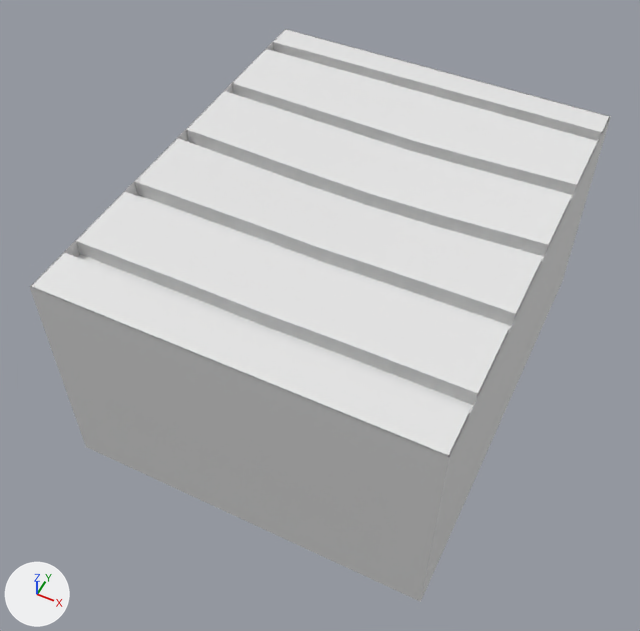
Renders of the FBX model Assets/Models/InterrogationRoom.fbx from each side of a commit.
Rendered twice from a camera (50 mm lens) standing at (3.4, -7.56, 10.19) and looking at (-0.17, -0.43, 1.27). The axes (+X, +Y, +Z) are drawn at lower left. The lights are the same throughout. Materials are left out; every surface is plain grey. Where no turn or scale is listed for an object, it has been applied to the vertices.

The first picture shows 'ceiling', 'wallsAndFloor'.
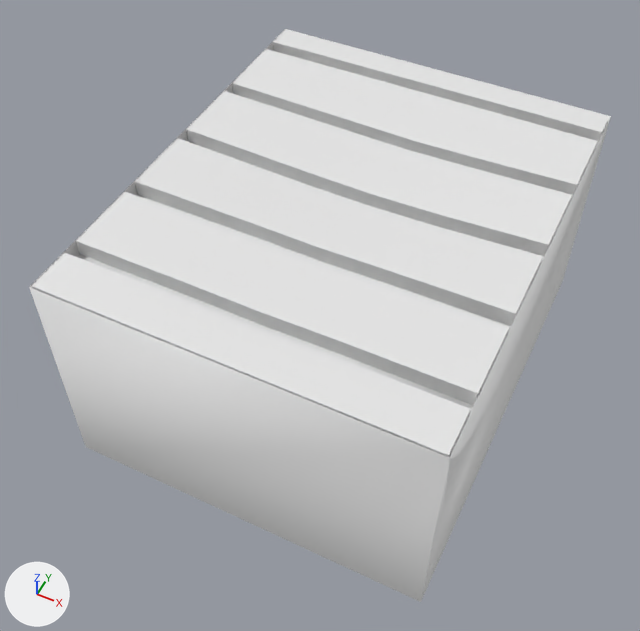
Patch to the scene script:
```diff
--- a/Assets/Models/InterrogationRoom.fbx.py
+++ b/Assets/Models/InterrogationRoom.fbx.py
@@ me_mesh_074 @@
 # used by ob_wallsandfloor; location = (0.0, 0.0, 1.57)
-me_mesh_074.from_pydata(...)  # 12 vertices, 6 faces; spans x -2.45..2.45, y -2.98..2.98, z -1.58..1.58
+me_mesh_074.from_pydata(...)  # 24 vertices, 20 faces; spans x -2.45..2.45, y -2.98..2.98, z -1.58..1.58
+# me_mesh_074 part 1
+# 12 vertices are added at x -2.45..2.45, y -2.98..2.98, z -1.58..1.58
+# 14 new faces join them
+# me_mesh_074 part 2: the surface is now shaded smooth
```

Changed parts and their boxes (x1, y1, x2, y2) in the pictures (640 x 631 px):
'wallsAndFloor', reshaped: before (30, 29, 611, 602); after (29, 29, 611, 602)
part 1 of me_mesh_074, added: after (29, 29, 611, 602)
